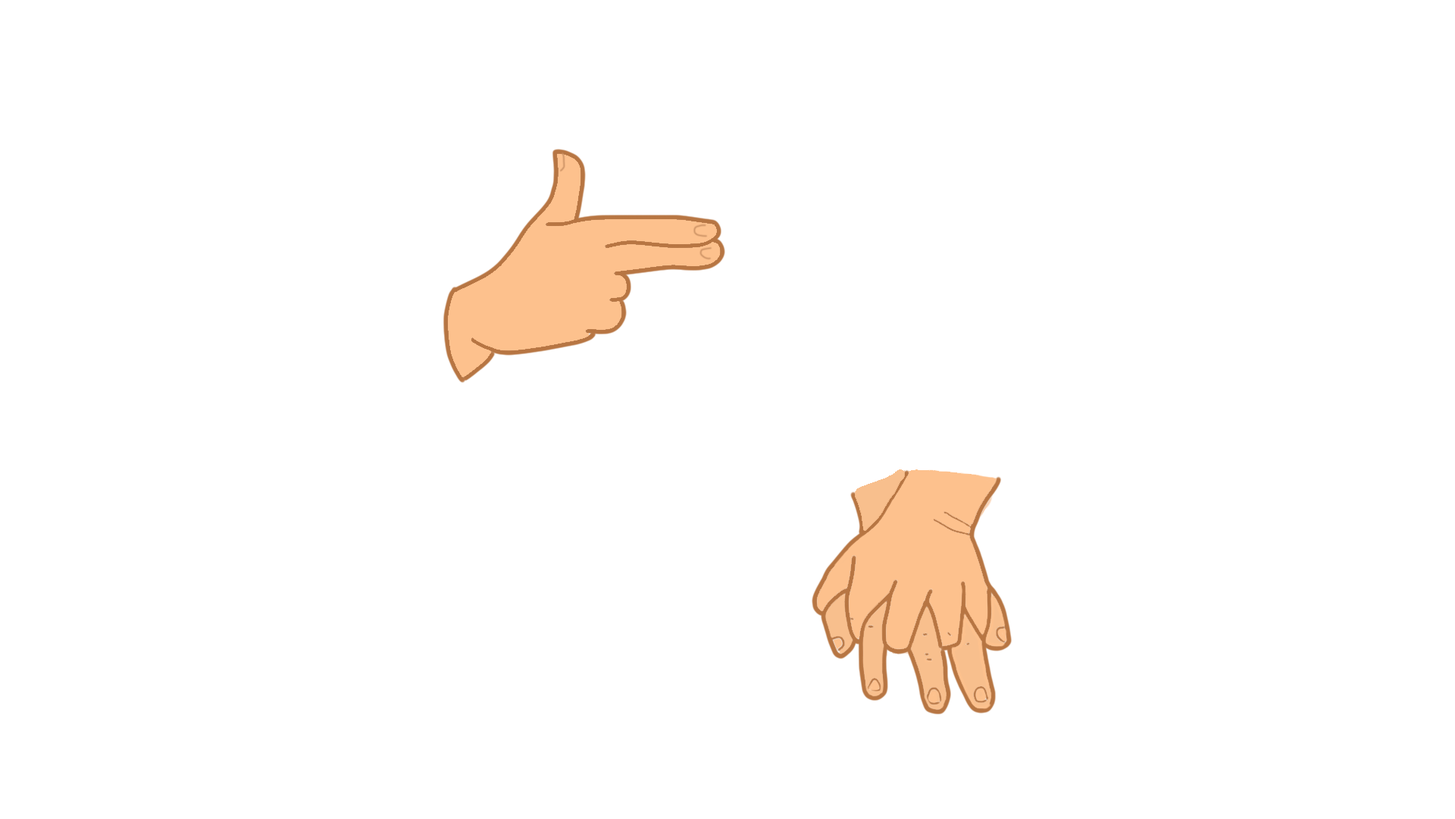
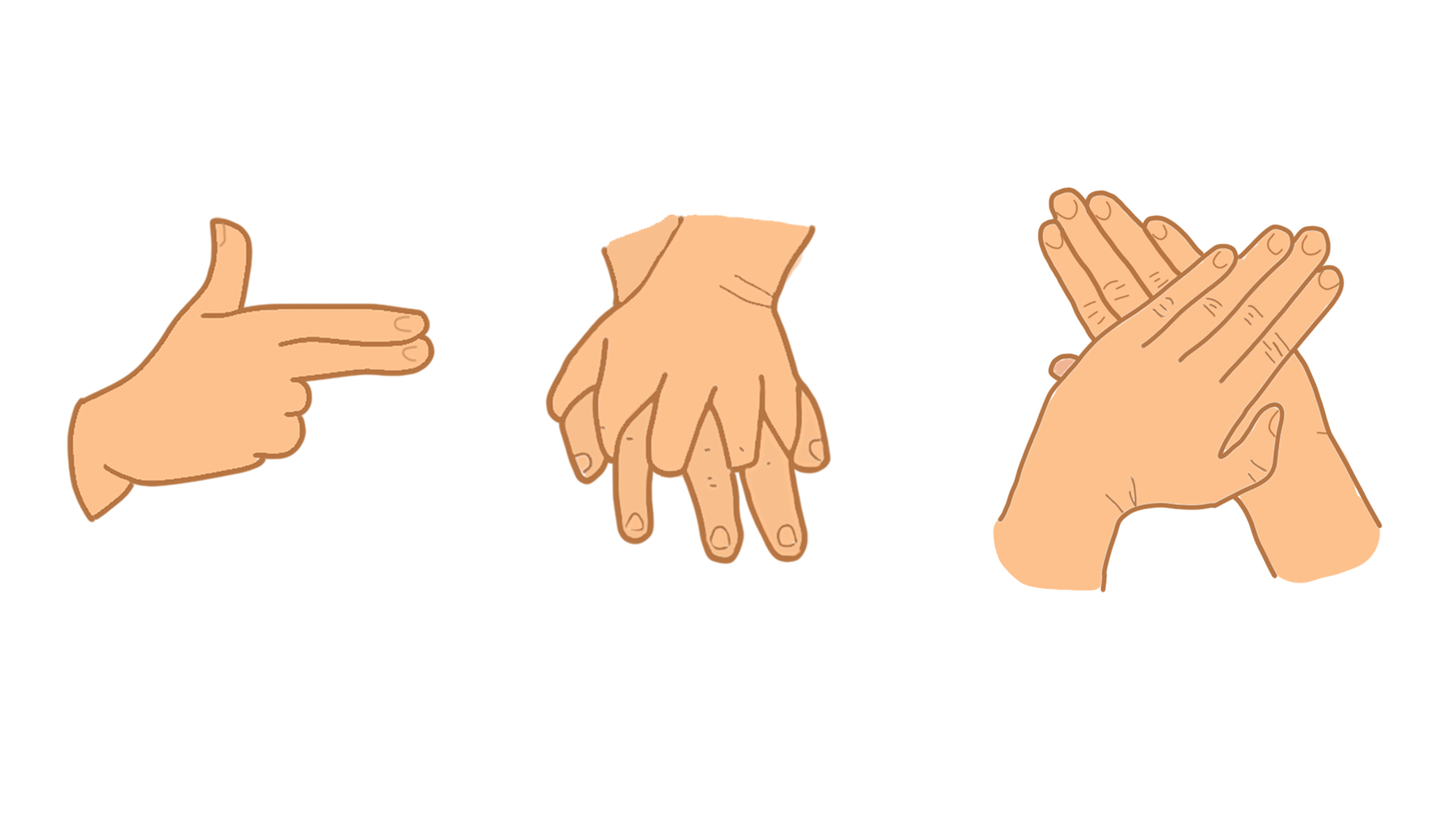
Comparing the layer stacks of the two 1455px x 819px images. Changes:
renamed "Layer 3" to "Position1", painted on it over (65, 151, 713, 524)
added layer "Position2" above "Position3" over (992, 186, 1384, 593)
renamed "CorrectCpr" to "Position3", painted on it over (544, 214, 1013, 715)
hid "Layer 4" over (767, 441, 1081, 715)
removed layer "Layer 2" over (442, 148, 727, 384)
